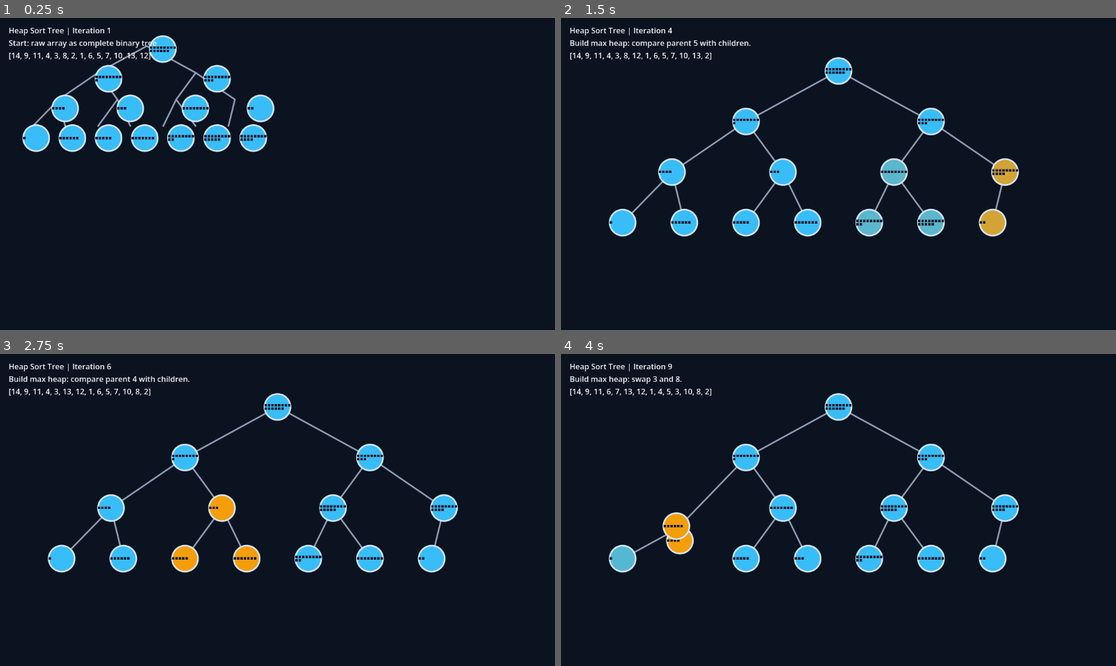
Above: before the commit, frames 1-4 (two rows, left to right).
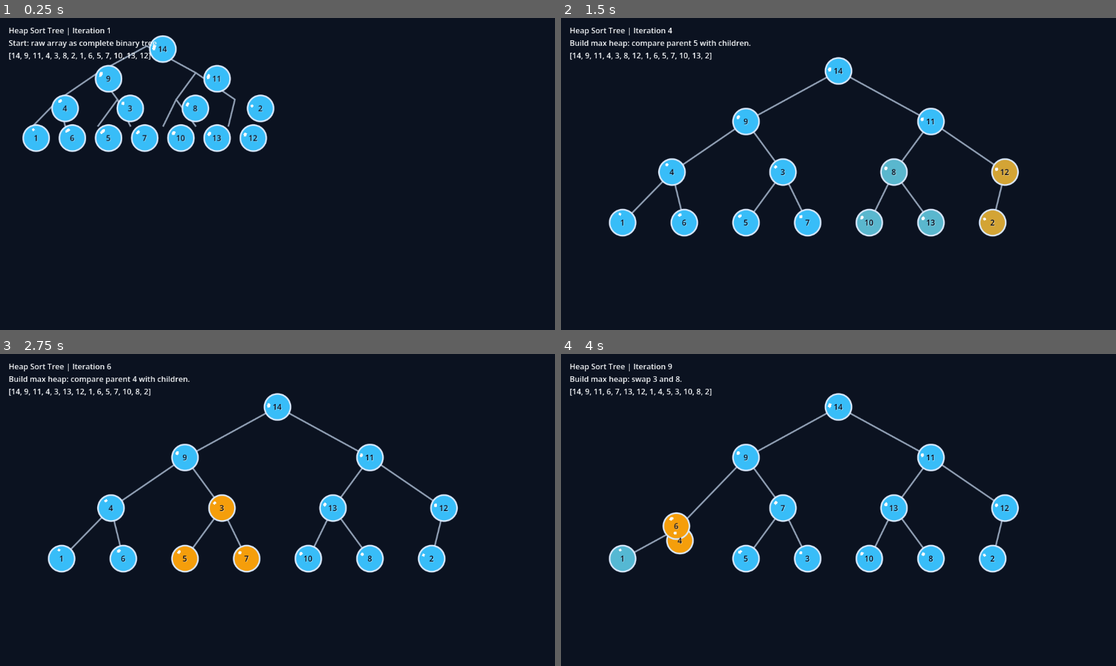
Above: after the commit, the same moments.

Repository: mreedr/godot-algorithm-visualizer
Game: Godot game, scene res://HeapTree.tscn
Two runs of this game, one before a commit and one after it. Both use one fixed random seed, a clock stepped at 60 frames per second and the inputs below.
Inputs:
- Up to frame 1 (0.25 s): no input
- Up to frame 2 (1.5 s): no input
- Up to frame 3 (2.75 s): no input
- Up to frame 4 (4 s): no input

The runs differ from the first frame. In frame 1, 0.7% of the frame differs, in the area x 4-49%, y 8-40%; in frame 2, 0.7%; in frame 3, 0.7%; in frame 4, 0.7%.

Commit message:
Refactor tree nodes into scene and improve node visuals

Diff:
--- /dev/null
+++ b/TreeNode.tscn
@@ -0,0 +1,6 @@
+[gd_scene load_steps=2 format=3]
+
+[ext_resource type="Script" path="res://scripts/heap_node_view.gd" id="1_9a8r3"]
+
+[node name="TreeNode" type="Node2D"]
+script = ExtResource("1_9a8r3")
--- a/scripts/heap_node_view.gd
+++ b/scripts/heap_node_view.gd
@@ -3,10 +3,19 @@
 
 const SQUARE_SIZE: float = 5.0
 const SQUARE_GAP: float = 2.0
+const WALL_SEGMENTS: int = 56
+const WALL_THICKNESS: float = 6.0
+const BOX_BOUNCE: float = 0.2
+const BOX_FRICTION: float = 0.15
+const BOX_DAMPING: float = 2.4
+const BOX_SPEED: float = 18.0
 
 var radius: float = 24.0:
 	set(value):
 		radius = value
+		_rebuild_walls()
+		_scatter_boxes()
+		_layout_value_label()
 		queue_redraw()
 
 var fill_color: Color = Color("#38bdf8"):
@@ -15,39 +24,211 @@
 		queue_redraw()
 
 var border_color: Color = Color("#dbeafe")
-var square_color: Color = Color("#0f172a")
+var square_color: Color = Color("#f8fafc"):
+	set(value):
+		square_color = value
+		_update_box_visuals()
 var square_count: int = 0
 
+var wall_root: StaticBody2D
+var wall_segments: Array[CollisionShape2D] = []
+var boxes: Array[RigidBody2D] = []
+var rng: RandomNumberGenerator = RandomNumberGenerator.new()
+var box_material: PhysicsMaterial
+var value_label: Label
+var value_number: int = 0
+
+
+func _ready() -> void:
+	rng.randomize()
+	box_material = PhysicsMaterial.new()
+	box_material.bounce = BOX_BOUNCE
+	box_material.friction = BOX_FRICTION
+	set_physics_process(true)
+	_setup_value_label()
+	_ensure_wall_root()
+	_rebuild_walls()
+	_sync_box_count()
+
 
 func set_value(value: int) -> void:
-	square_count = maxi(0, value)
-	queue_redraw()
+	value_number = value
+	_refresh_value_label()
+	var clamped_count: int = maxi(0, value)
+	if clamped_count == square_count:
+		return
+	square_count = clamped_count
+	_sync_box_count()
 
 
 func _draw() -> void:
 	draw_circle(Vector2.ZERO, radius, fill_color)
 	draw_arc(Vector2.ZERO, radius, 0.0, TAU, 48, border_color, 2.0, true)
-	_draw_square_amount()
-
-
-func _draw_square_amount() -> void:
-	if square_count <= 0:
-		return
+
+
+func _setup_value_label() -> void:
+	if value_label != null:
+		return
+	value_label = Label.new()
+	value_label.horizontal_alignment = HORIZONTAL_ALIGNMENT_CENTER
+	value_label.vertical_alignment = VERTICAL_ALIGNMENT_CENTER
+	value_label.add_theme_color_override("font_color", Color("#020617"))
+	value_label.add_theme_color_override("font_shadow_color", Color(1, 1, 1, 0.4))
+	value_label.add_theme_constant_override("shadow_outline_size", 1)
+	value_label.z_index = 6
+	add_child(value_label)
+	_layout_value_label()
+	_refresh_value_label()
+
+
+func _layout_value_label() -> void:
+	if value_label == null:
+		return
+	value_label.position = Vector2(-radius, -radius)
+	value_label.size = Vector2(radius * 2.0, radius * 2.0)
+
+
+func _refresh_value_label() -> void:
+	if value_label == null:
+		return
+	value_label.text = str(value_number)
+
+
+func _ensure_wall_root() -> void:
+	if wall_root != null:
+		return
+	wall_root = StaticBody2D.new()
+	wall_root.collision_layer = 1
+	wall_root.collision_mask = 1
+	add_child(wall_root)
+
+
+func _rebuild_walls() -> void:
+	if wall_root == null:
+		return
+
+	for segment in wall_segments:
+		segment.queue_free()
+	wall_segments.clear()
+
+	var segment_length: float = maxf(10.0, (TAU * radius) / float(WALL_SEGMENTS) + WALL_THICKNESS)
+	for i in range(WALL_SEGMENTS):
+		var angle: float = (TAU * float(i)) / float(WALL_SEGMENTS)
+		var tangent_angle: float = angle + PI * 0.5
+		var direction: Vector2 = Vector2(cos(angle), sin(angle))
+
+		var shape: RectangleShape2D = RectangleShape2D.new()
+		shape.size = Vector2(segment_length, WALL_THICKNESS)
+
+		var collider: CollisionShape2D = CollisionShape2D.new()
+		collider.shape = shape
+		collider.position = direction * (radius - WALL_THICKNESS)
+		collider.rotation = tangent_angle
+
+		wall_root.add_child(collider)
+		wall_segments.append(collider)
+
+
+func _sync_box_count() -> void:
+	_ensure_wall_root()
 
 	var diameter: float = radius * 2.0
 	var cells_per_axis: int = maxi(1, int(floor((diameter + SQUARE_GAP) / (SQUARE_SIZE + SQUARE_GAP))))
-	var total_capacity: int = cells_per_axis * cells_per_axis
-	var squares_to_draw: int = mini(square_count, total_capacity)
-	var columns: int = cells_per_axis
-	var rows: int = int(ceil(float(squares_to_draw) / float(columns)))
-	var total_width: float = float(columns) * SQUARE_SIZE + float(columns - 1) * SQUARE_GAP
-	var total_height: float = float(rows) * SQUARE_SIZE + float(rows - 1) * SQUARE_GAP
-	var start_x: float = -total_width * 0.5
-	var start_y: float = -total_height * 0.5
-
-	for i in range(squares_to_draw):
-		var row: int = i / columns
-		var col: int = i % columns
-		var x: float = start_x + float(col) * (SQUARE_SIZE + SQUARE_GAP)
-		var y: float = start_y + float(row) * (SQUARE_SIZE + SQUARE_GAP)
-		draw_rect(Rect2(Vector2(x, y), Vector2(SQUARE_SIZE, SQUARE_SIZE)), square_color)
+	var max_capacity: int = cells_per_axis * cells_per_axis
+	var target_count: int = mini(square_count, max_capacity)
+
+	while boxes.size() < target_count:
+		var box: RigidBody2D = _create_box()
+		add_child(box)
+		boxes.append(box)
+		_place_box_randomly(box)
+
+	while boxes.size() > target_count:
+		var box_to_remove: RigidBody2D = boxes.pop_back()
+		box_to_remove.queue_free()
+
+	_update_box_visuals()
+	_scatter_boxes()
+
+
+func _create_box() -> RigidBody2D:
+	var box: RigidBody2D = RigidBody2D.new()
+	box.gravity_scale = 0.0
+	box.linear_damp = BOX_DAMPING
+	box.angular_damp = BOX_DAMPING
+	box.continuous_cd = RigidBody2D.CCD_MODE_CAST_SHAPE
+	box.collision_layer = 1
+	box.collision_mask = 1
+	box.physics_material_override = box_material
+	box.z_index = 3
+	box.lock_rotation = true
+
+	var collision: CollisionShape2D = CollisionShape2D.new()
+	var shape: RectangleShape2D = RectangleShape2D.new()
+	shape.size = Vector2(SQUARE_SIZE, SQUARE_SIZE)
+	collision.shape = shape
+	box.add_child(collision)
+
+	var visual: Polygon2D = Polygon2D.new()
+	visual.name = "Visual"
+	visual.polygon = PackedVector2Array([
+		Vector2(-SQUARE_SIZE * 0.5, -SQUARE_SIZE * 0.5),
+		Vector2(SQUARE_SIZE * 0.5, -SQUARE_SIZE * 0.5),
+		Vector2(SQUARE_SIZE * 0.5, SQUARE_SIZE * 0.5),
+		Vector2(-SQUARE_SIZE * 0.5, SQUARE_SIZE * 0.5)
+	])
+	visual.color = square_color
+	box.add_child(visual)
+
+	return box
+
+
+func _update_box_visuals() -> void:
+	for box in boxes:
+		var visual: Polygon2D = box.get_node_or_null("Visual")
+		if visual != null:
+			visual.color = square_color
+
+
+func _scatter_boxes() -> void:
+	for box in boxes:
+		_place_box_randomly(box)
+
+
+func _place_box_randomly(box: RigidBody2D) -> void:
+	var max_distance: float = maxf(2.0, radius - WALL_THICKNESS - SQUARE_SIZE)
+	var candidate: Vector2 = Vector2.ZERO
+	var found: bool = false
+
+	for _attempt in range(24):
+		var x: float = rng.randf_range(-max_distance, max_distance)
+		var y: float = rng.randf_range(-max_distance, max_distance)
+		var sample: Vector2 = Vector2(x, y)
+		if sample.length() <= max_distance:
+			candidate = sample
+			found = true
+			break
+
+	if not found:
+		candidate = Vector2.ZERO
+
+	box.position = candidate
+	box.rotation = rng.randf_range(0.0, TAU)
+	box.linear_velocity = Vector2(rng.randf_range(-BOX_SPEED, BOX_SPEED), rng.randf_range(-BOX_SPEED, BOX_SPEED))
+	box.angular_velocity = rng.randf_range(-3.5, 3.5)
+	box.sleeping = false
+
+
+func _physics_process(_delta: float) -> void:
+	var max_distance: float = maxf(2.0, radius - WALL_THICKNESS - SQUARE_SIZE * 0.5)
+	for box in boxes:
+		var local_pos: Vector2 = box.position
+		var length: float = local_pos.length()
+		if length <= max_distance:
+			continue
+
+		var normal: Vector2 = local_pos / length
+		box.position = normal * max_distance
+		var inward_component: float = box.linear_velocity.dot(normal)
+		if inward_component > 0.0:
+			box.linear_velocity -= normal * inward_component * 1.6
--- a/scripts/heap_tree_animator.gd
+++ b/scripts/heap_tree_animator.gd
@@ -5,6 +5,7 @@
 const SORTED_NODE_COLOR := Color("#34d399")
 const EDGE_COLOR := Color("#94a3b8")
 const BG_COLOR := Color("#0b1220")
+const TREE_NODE_SCENE: PackedScene = preload("res://TreeNode.tscn")
 
 @export var iteration_duration: float = 0.45
 @export var top_padding: float = 110.0
@@ -153,7 +154,12 @@
 
 func _ensure_node_count(target_count: int) -> void:
 	while node_views.size() < target_count:
-		var node: HeapNodeView = HeapNodeView.new()
+		var node_instance: Node = TREE_NODE_SCENE.instantiate()
+		var node: HeapNodeView = node_instance as HeapNodeView
+		if node == null:
+			push_error("TreeNode.tscn must use HeapNodeView script.")
+			node_instance.queue_free()
+			return
 		node.radius = node_radius
 		node.fill_color = DEFAULT_NODE_COLOR
 		add_child(node)
